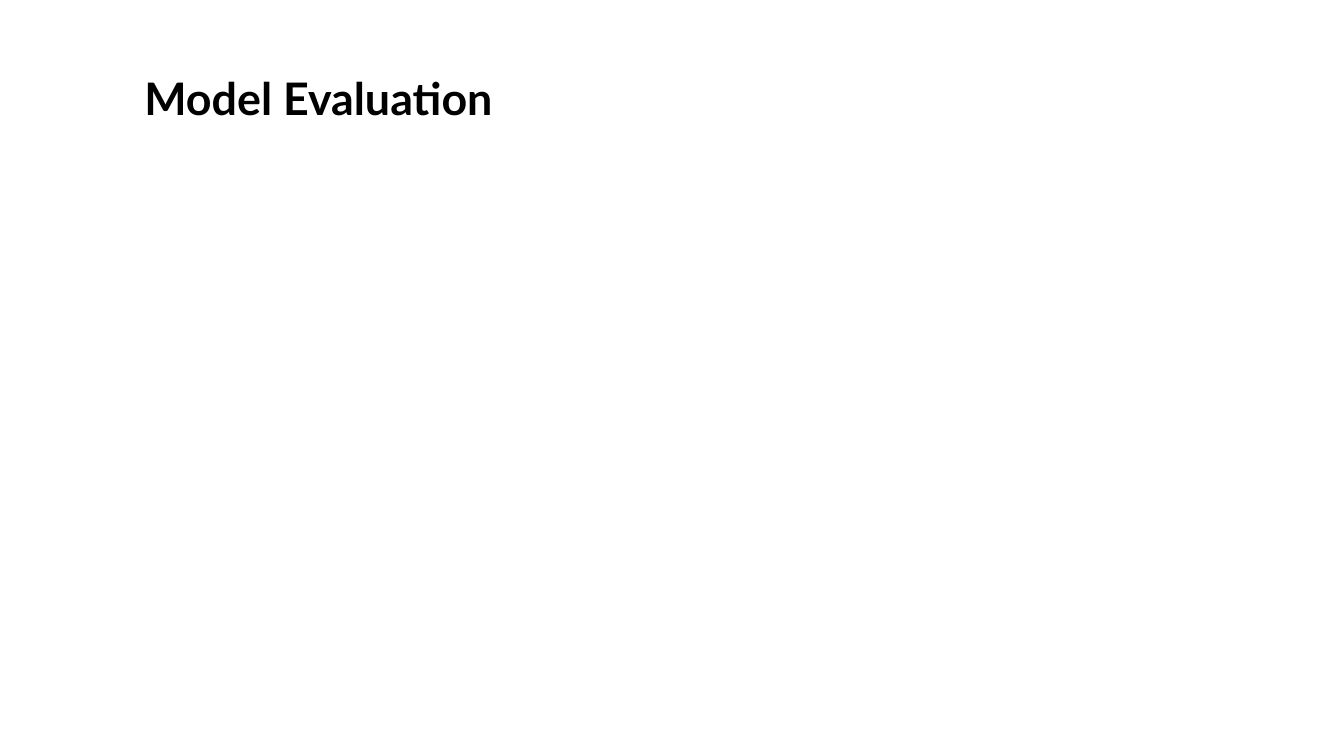
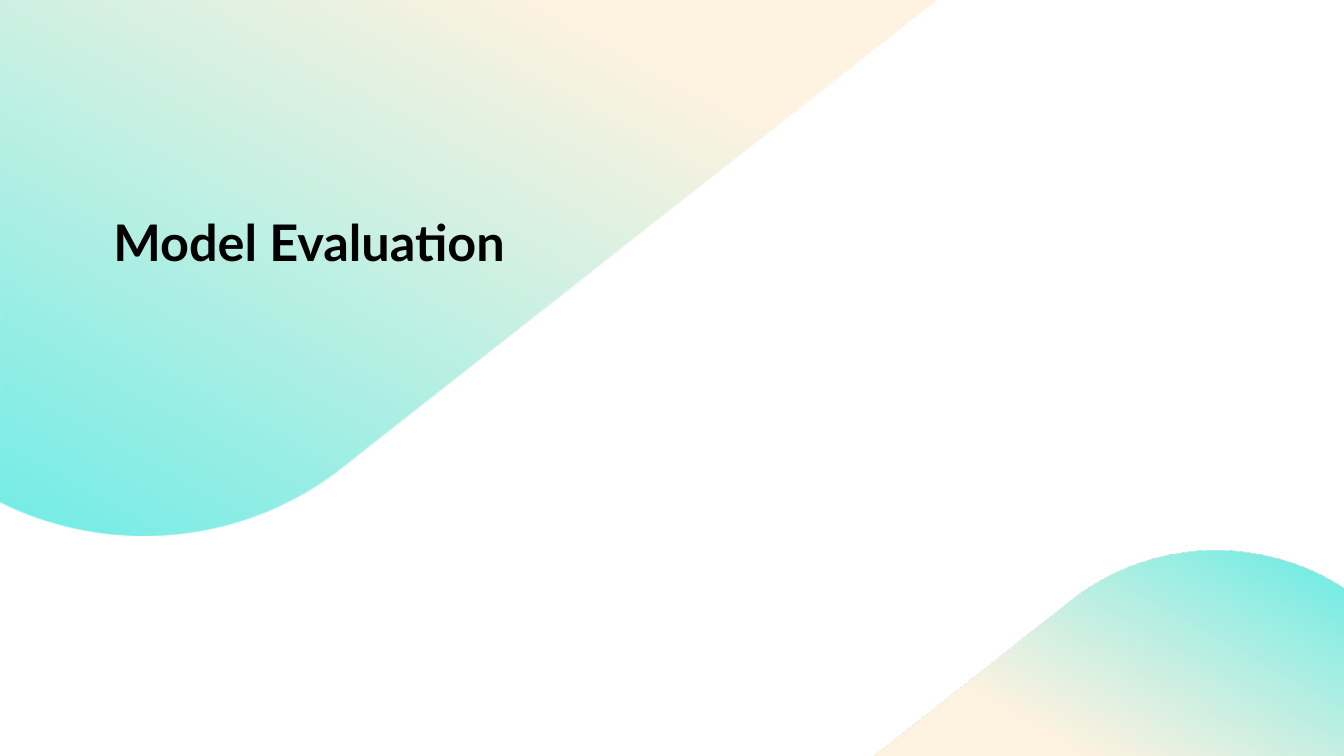
Before and after one commit to DanielKithinji/Phase-3-Data-Science-Project, a slide deck: slide 10 of Customer Churn rate Prediction Model for SyriaTel Company.pptx (slide 7 before the commit). Drawn at 1344x756 pixels with LibreOffice and Linux fonts; fonts in the diff are those of the drawing; background and template pictures are left out. Boxes give left, top, right and bottom in pixels: in the first picture for what was removed or moved away, otherwise in the second. Text is boxed around its words. In the diff, an @@ line names an element or a change of style, - is before the commit and + after.

```diff
--- a/Customer Churn rate Prediction Model for SyriaTel Company.pptx
+++ b/Customer Churn rate Prediction Model for SyriaTel Company.pptx
@@ rectangle added at [0, 0, 1344, 756], fill #FFFFFF @@
@@ freeform shape added at [0, 0, 947, 538], fill gradient #FEEFD9 to #58EAE3 @@
@@ title "Model Evaluation": place and size @@
-title "Model Evaluation" at [144, 81, 492, 116]
+title "Model Evaluation" at [113, 223, 504, 262]
@@ title "Model Evaluation" at [113, 223, 504, 262]: size 32 to 36 pt; line spacing 0.9 to 1 @@
@@ freeform shape added at [639, 373, 1344, 756], fill gradient #FEEFD9 to #58EAE3 @@
@@ freeform shape added at [868, 548, 1344, 756], fill gradient #FEEFD9 to #58EAE3 @@
```
Also in this commit, not shown: 6 other slides changed, 7 slides added, 3 other files.
